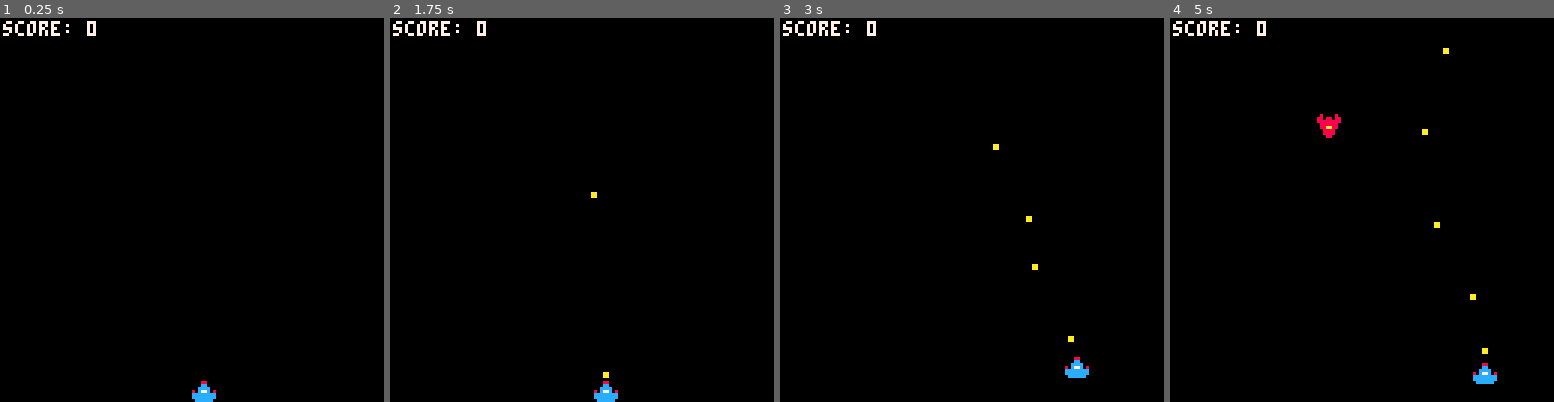
Above: before the commit, frames 1-4 (left to right).
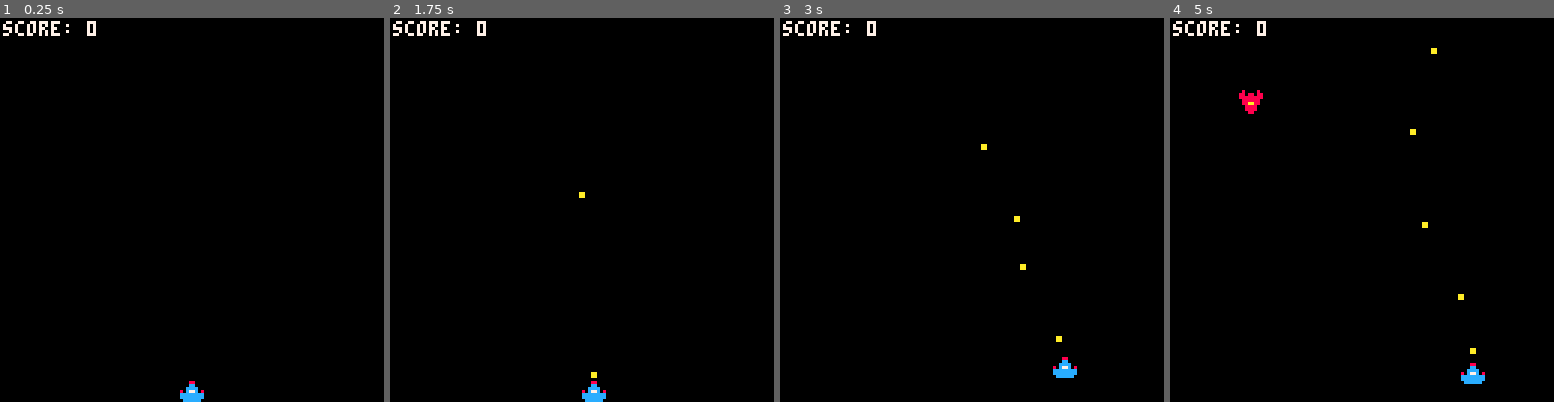
Above: after the commit, the same moments.

Repository: dCieszynski/space_shooter_p8
Game: PICO-8 cartridge space_shooter.p8
The game is run twice, just before and just after one commit, with the same random seed, the same clock (stepped at 60 frames per second) and the same inputs.
Inputs:
- Up to frame 1 (0.25 s): no input
- Up to frame 2 (1.75 s): tap O (Z key) at 0.7, 1.7 s; hold Right from 1.6 s (still down)
- Up to frame 3 (3 s): release Right at 2.1 s; tap O (Z key) at 2.1, 2.5, 2.9 s; hold Up 2.15-2.42 s; hold Right from 2.47 s (still down)
- Up to frame 4 (5 s): release Right at 3.03 s; hold Left 3.08-3.58 s; tap O (Z key) every 0.4 s from 3.3 to 4.9 s; hold Down 3.63-3.97 s; hold Right 4.02-4.68 s; hold Up from 4.73 s (still down)

The runs differ from the first frame. In frame 1, 0.3% of the frame differs, in the area x 46-57%, y 94-100%; in frame 2, 0.4%; in frame 3, 0.5%; in frame 4, 1.0%, in the area x 17-86%, y 7-96%.

Commit message:
Add three basic enemy types

Diff:
--- a/enemy.lua
+++ b/enemy.lua
@@ -2,6 +2,7 @@
 	speed=1,
 	dir=1,
 	is_enemy=true,
+	sprite=3
 })
 
 function enemy:new(obj)
--- /dev/null
+++ b/enemy_basic.lua
@@ -0,0 +1,58 @@
+enemy_basic = enemy:new({
+    sprite=4,
+    speed=1,
+    dir=1,
+    is_enemy=true,
+    score=20,
+    shoot_timer=0,
+    shoot_rate=20,
+    burst_size=2,
+    burst_delay=8,
+    burst_count=0,
+    burst_timer=0,
+    in_burst=false,
+})
+
+function enemy_basic:new(obj)
+    obj = obj or {}
+    setmetatable(obj, self)
+    self.__index = self
+    return obj
+end
+
+function enemy_basic:update()
+    self.y += self.dir*self.speed
+    if self.y > 136 then self.alive = false end
+    local player_x = the_world.player.x
+    if self.in_burst or abs(player_x - self.x) < 16 then
+        self:try_shoot()
+    end
+end
+
+function enemy_basic:try_shoot()
+    if self.in_burst then
+        self.burst_timer += 1
+        if self.burst_timer >= self.burst_delay then
+            self.burst_timer = 0
+            self:fire()
+            self.burst_count += 1
+            if self.burst_count >= self.burst_size then
+                self.in_burst = false
+                self.shoot_timer = 0
+            end
+        end
+    else
+        self.shoot_timer += 1
+        if self.shoot_timer >= self.shoot_rate then
+            self.in_burst = true
+            self.burst_count = 1
+            self.burst_timer = 0
+            self:fire()
+        end
+    end
+end
+
+function enemy_basic:fire()
+    local b = bullet:new({x=self.x, y=self.y+8, dir=-1, is_enemy_bullet=true, sprite=0})
+    the_world:add_entity(b)
+end
--- /dev/null
+++ b/enemy_strafe.lua
@@ -0,0 +1,61 @@
+enemy_strafe = enemy:new({
+    vx = 1,
+    shoot_timer = 0,
+    shoot_rate = 20,
+    burst_size = 2,
+    burst_delay = 8,
+    burst_count = 0,
+    burst_timer = 0,
+    in_burst = false,
+    score = 30,
+    sprite = 5,
+})
+
+function enemy_strafe:new(obj)
+    obj = obj or {}
+    setmetatable(obj, self)
+    self.__index = self
+    obj.vx = (flr(rnd(2)) == 0) and 1 or -1
+    return obj
+end
+
+function enemy_strafe:update()
+    self.x += self.vx
+    if self.x < 0 or self.x > 120 then
+        self.vx = -self.vx
+    end
+    self.y += self.dir*self.speed
+    if self.y > 136 then self.alive = false end
+    local player_x = the_world.player.x
+    if abs(player_x - self.x) < 32 then
+        self:try_shoot()
+    end
+end
+
+function enemy_strafe:try_shoot()
+    if self.in_burst then
+        self.burst_timer += 1
+        if self.burst_timer >= self.burst_delay then
+            self.burst_timer = 0
+            self:fire()
+            self.burst_count += 1
+            if self.burst_count >= self.burst_size then
+                self.in_burst = false
+                self.shoot_timer = 0
+            end
+        end
+    else
+        self.shoot_timer += 1
+        if self.shoot_timer >= self.shoot_rate then
+            self.in_burst = true
+            self.burst_count = 1
+            self.burst_timer = 0
+            self:fire()
+        end
+    end
+end
+
+function enemy_strafe:fire()
+    local b = bullet:new({x=self.x, y=self.y+8, dir=-1, is_enemy_bullet=true, sprite=0})
+    the_world:add_entity(b)
+end
--- a/main.lua
+++ b/main.lua
@@ -2,9 +2,7 @@
 function _init()
 	the_world = world:new()
 	the_hud = hud:new()
-	the_player = player:new({x=64, y=120, sprite=1})
-	the_world:add_entity(the_player)
-	the_spawner = spawner:new({spawn_rate=120, enemy_type=3})
+	the_spawner = spawner:new({spawn_rate=120})
 	the_world:add_entity(the_spawner)
 end
 
--- a/space_shooter.p8
+++ b/space_shooter.p8
@@ -8,13 +8,15 @@
 #include player.lua
 #include bullet.lua
 #include enemy.lua
+#include enemy_basic.lua
+#include enemy_strafe.lua
 #include spawner.lua
 __gfx__
-00000000000000000000000008000080000000000000000000000000000000000000000000000000000000000000000000000000000000000000000000000000
-00000000000880000000000088088088000000000000000000000000000000000000000000000000000000000000000000000000000000000000000000000000
-00700700000cc0000000000088888888000000000000000000000000000000000000000000000000000000000000000000000000000000000000000000000000
-0007700000cccc000000000008888880000000000000000000000000000000000000000000000000000000000000000000000000000000000000000000000000
-0007700080c77c08000aa000088aa880000000000000000000000000000000000000000000000000000000000000000000000000000000000000000000000000
-00700700cccccccc000aa00000888800000000000000000000000000000000000000000000000000000000000000000000000000000000000000000000000000
-00000000cccccccc0000000000888800000000000000000000000000000000000000000000000000000000000000000000000000000000000000000000000000
-000000000cccccc00000000000088000000000000000000000000000000000000000000000000000000000000000000000000000000000000000000000000000
+00000000000000000000000000888800080000808800008800000000000000000000000000000000000000000000000000000000000000000000000000000000
+00000000000880000000000008888880880880888888888800000000000000000000000000000000000000000000000000000000000000000000000000000000
+00000000000cc0000000000088a88a88888888880088880000000000000000000000000000000000000000000000000000000000000000000000000000000000
+0008800000cccc000000000088a88a8808888880088aa88000000000000000000000000000000000000000000000000000000000000000000000000000000000
+0008800080c77c08000aa000888aa888088aa8800888888000000000000000000000000000000000000000000000000000000000000000000000000000000000
+00000000cccccccc000aa00088a88a88008888008888888800000000000000000000000000000000000000000000000000000000000000000000000000000000
+00000000cccccccc0000000008888880008888008808808800000000000000000000000000000000000000000000000000000000000000000000000000000000
+000000000cccccc00000000000888800000880008000000800000000000000000000000000000000000000000000000000000000000000000000000000000000
--- a/spawner.lua
+++ b/spawner.lua
@@ -1,7 +1,6 @@
 spawner = entity:new({
 	spawn_rate = 60,
 	timer = 0,
-	enemy_type = 3,
 	world_entity = true,
 })
 
@@ -21,9 +20,7 @@
 end
 
 function spawner:spawn_enemy()
-	the_world:add_entity(enemy:new({
-		x = flr(rnd(120)),
-		y = 0,
-		sprite = self.enemy_type,
-	}))
+	local types = {enemy, enemy_basic, enemy_strafe}
+	local t = types[flr(rnd(#types))+1]
+	the_world:add_entity(t:new({x=flr(rnd(120)), y=-8}))
 end
--- a/world.lua
+++ b/world.lua
@@ -1,11 +1,14 @@
 --world--
-world = {}
+world = {
+}
 
 function world:new(obj)
 	obj = obj or {}
 	setmetatable(obj, self)
 	self.__index = self
 	obj.entities = {}
+	obj.player = player:new({x=60, y=120, sprite=1})
+	obj:add_entity(obj.player)
 	return obj
 end
 
@@ -16,14 +19,20 @@
  	for e in all(self.entities) do
   	if e.alive and e.is_enemy then
   		for b in all(self.entities) do
-   		if b.alive and b.is_bullet and e:overlaps(b) then
-    	 	e.alive = false
-			the_hud:add_score(10)
-      	b.alive = false
+			if b.alive and b.is_enemy_bullet then
+				if b:overlaps(self.player) then
+					self.player.alive = false
+					b.alive = false
+				end
+			end
+   			if b.alive and b.is_bullet and not b.is_enemy_bullet and e:overlaps(b) then
+    	 		e.alive = false
+				the_hud:add_score(e.score or 10)
+      		b.alive = false
     	end
   	end
-  	if e:overlaps(the_player) then
-      	the_player.alive = false
+  	if e:overlaps(self.player) then
+      	self.player.alive = false
   	end
 		end
 	end
